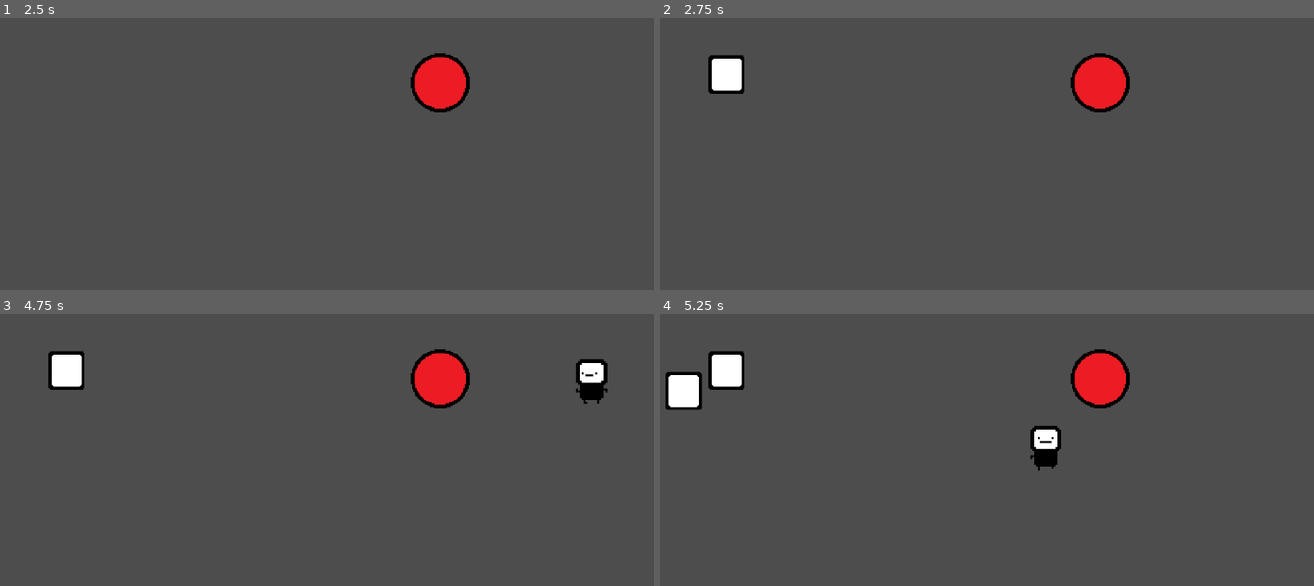
Above: before the commit, frames 1-4 (two rows, left to right).
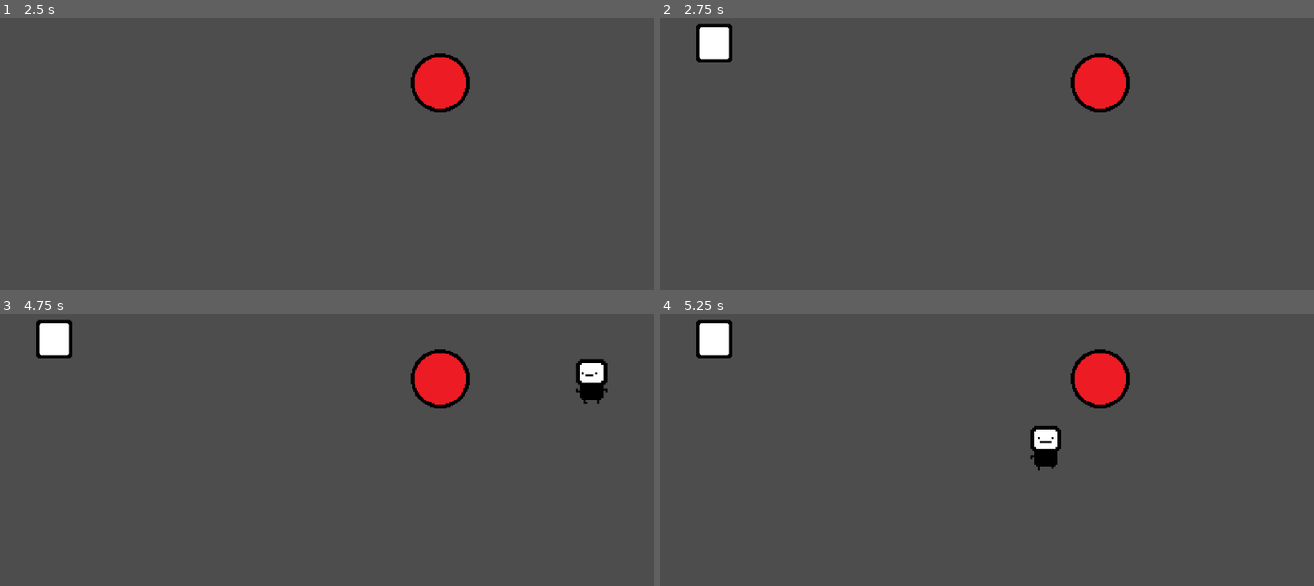
Above: after the commit, the same moments.

Repository: hugobiella/bit-memory
Game: Godot game, scene res://scenes/game.tscn
Two runs of this game, one before a commit and one after it. Both use one fixed random seed, a clock stepped at 60 frames per second and the inputs below.
Inputs:
- Up to frame 1 (2.5 s): hold D (move_right) 0.53-1.28 s; hold E (interact) 0.53-1.28 s; hold S (move_down) 1.28-2.03 s; tap E (interact) at 1.35 s; tap Enter at 2 s; hold D (move_right) from 2.03 s (still down); hold E (interact) from 2.03 s (still down)
- Up to frame 2 (2.75 s): keep holding D (move_right); keep holding E (interact)
- Up to frame 3 (4.75 s): release D (move_right) at 2.78 s; release E (interact) at 2.78 s; hold W (move_up) 2.78-3.53 s; tap E (interact) at 2.85, 4.35 s; tap Space at 3.5 s; hold E (interact) 3.53-4.28 s; hold A (move_left) from 3.53 s (still down); tap Enter at 4.25 s
- Up to frame 4 (5.25 s): release A (move_left) at 5.03 s; hold S (move_down) from 5.03 s (still down); hold E (interact) from 5.03 s (still down)

Frame 1 is identical in both runs. In frame 2, 1.4% of the frame differs, in the area x 5-13%, y 2-28%; in frame 3, 1.4%; in frame 4, 2.2%, in the area x 0-13%, y 2-36%.

Commit message:
comments and changes

Diff:
--- a/new-game-project/scripts/globals.gd
+++ b/new-game-project/scripts/globals.gd
@@ -2,7 +2,7 @@
 
 var being_carried = false
 var package_exploded = false
-const MAX_SPEED = 1000 #player speed
+const MAX_SPEED = 1000 # player speed
 var score = 0
 
 func add_points(points):
--- a/new-game-project/scripts/interaction_area.gd
+++ b/new-game-project/scripts/interaction_area.gd
@@ -7,9 +7,7 @@
 	pass
 
 func _on_body_entered(body):
-	#print("player in")
 	InteractionManager.register_area(self)
 
 func _on_body_exited(body):
-	#print("player out")
 	InteractionManager.unregister_area(self)
--- a/new-game-project/scripts/package_generator.gd
+++ b/new-game-project/scripts/package_generator.gd
@@ -3,7 +3,7 @@
 @export var package_scene: PackedScene
 @export var generation_interval: float = 2.5
 @export var max_packages: int = 3
-@export var spawn_area_radius: float = 100.0
+@export var spawn_area_radius: float = 500.0
 var packages_generated: Array = []
 var time_since_last_generation: float = 0.0
 
--- a/new-game-project/scripts/player.gd
+++ b/new-game-project/scripts/player.gd
@@ -45,7 +45,7 @@
 	carrying_object = object
 	object.get_parent().remove_child(object)
 	get_parent().add_child(object)
-	carrying_object.position = global_position + pickup_offset
+	#carrying_object.position = global_position + pickup_offset
 
 func drop_object():
 	if carrying_object:
--- a/new-game-project/scripts/score_area.gd
+++ b/new-game-project/scripts/score_area.gd
@@ -2,7 +2,7 @@
 
 func _on_body_entered(body):
 	var player = get_tree().get_first_node_in_group("player") as CharacterBody2D
-	print("body detected: ", body.name)
+	#print("body detected: ", body.name)
 	if body is RigidBody2D:
 		Globals.package_exploded = true
 		Globals.add_points(10)
